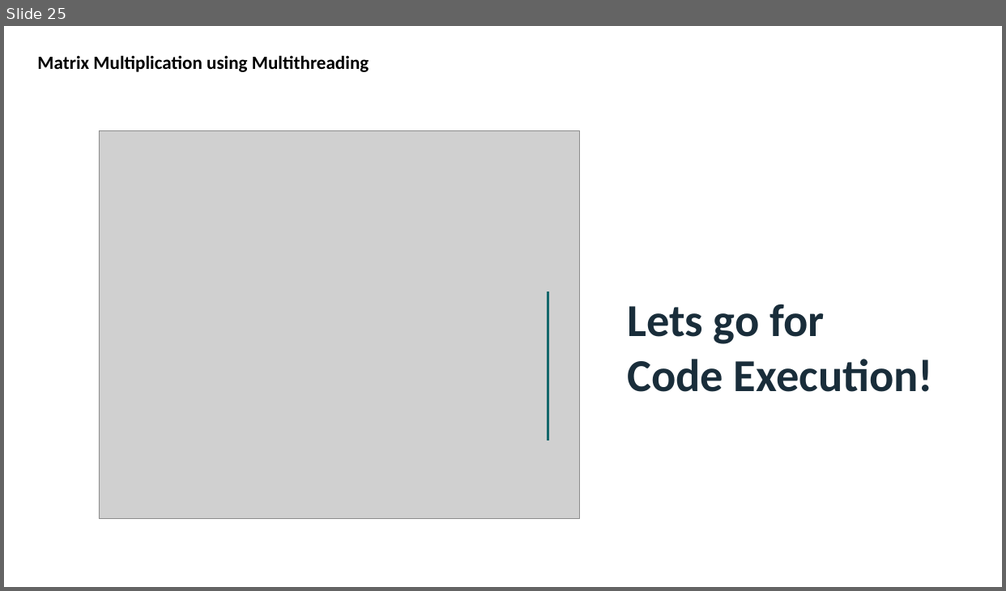
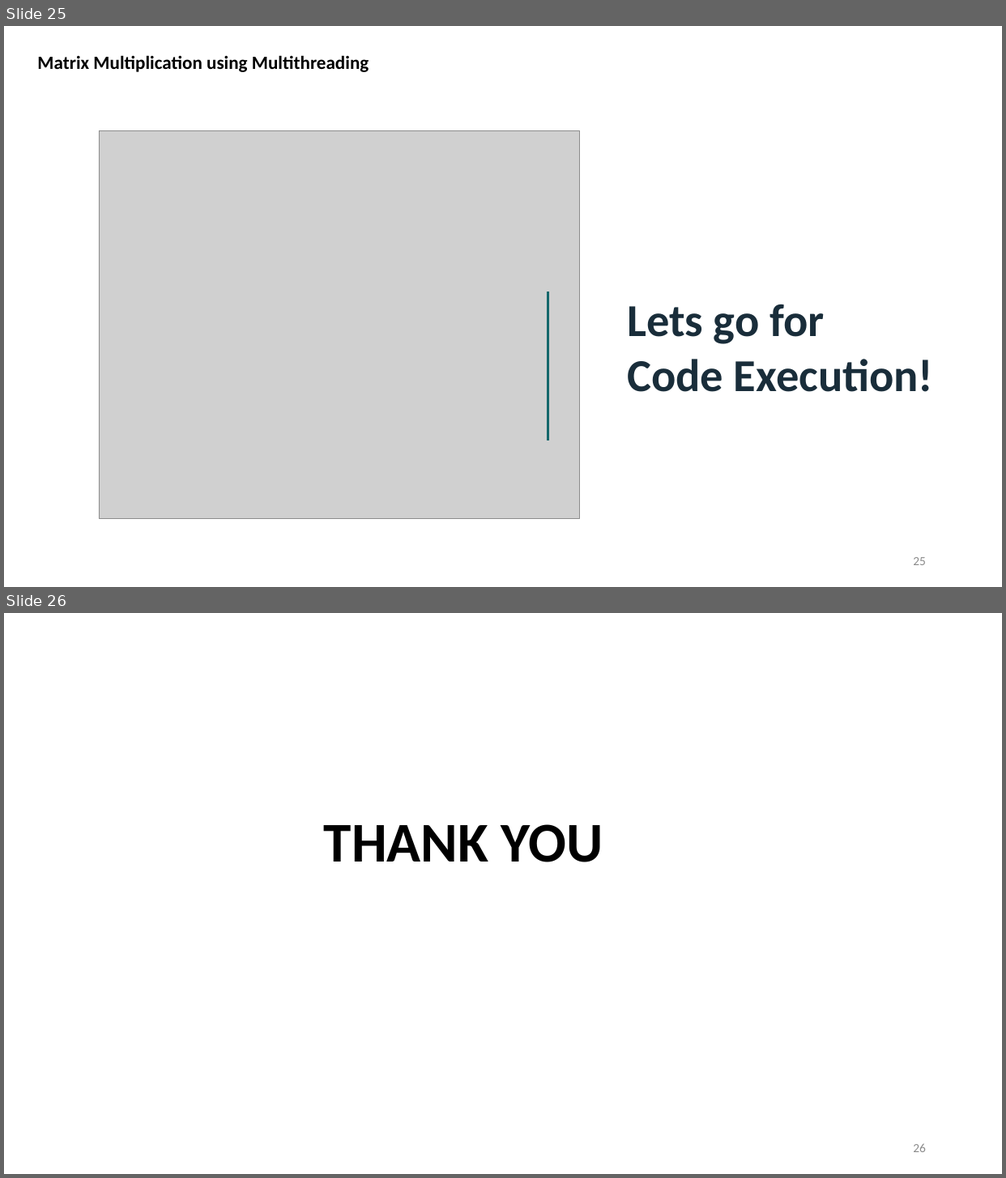
Before and after one commit to chetnadua008/Matrix-Multiplication-Programs, a slide deck: MATRIX MULTIPLICATION_026.pptx. Shown one above the other, each under a label of ours: slide 25 before the commit, slides 25 and 26 after it. The pictures are 1006x591 and 1006x1178 pixels, drawn with LibreOffice and Linux fonts; fonts in the diff are those of the drawing; grey boxes stand for pictures. Boxes give left, top, right and bottom in pixels: in the first picture for what was removed or moved away, otherwise in the second. Text is boxed around its words. In the diff, an @@ line names an element or a change of style, - is before the commit and + after.

```diff
--- a/MATRIX MULTIPLICATION_026.pptx
+++ b/MATRIX MULTIPLICATION_026.pptx
@@ slide 26 added at <box>4,613,1002,1174</box>, background #FFFFFF @@
@@ text added at <box>324,824,603,862</box>, 54 pt, text #000000, bold @@
+THANK YOU
@@ page number added at <box>913,1144,926,1152</box>, 12 pt, text #8C8C8C @@
+26
@@ slide 25 changed as well @@
@@ page number added at <box>913,557,926,565</box>, 12 pt, text #8C8C8C @@
+25
```
Also in this commit, not shown: 24 other slides changed, 1 slide removed.
